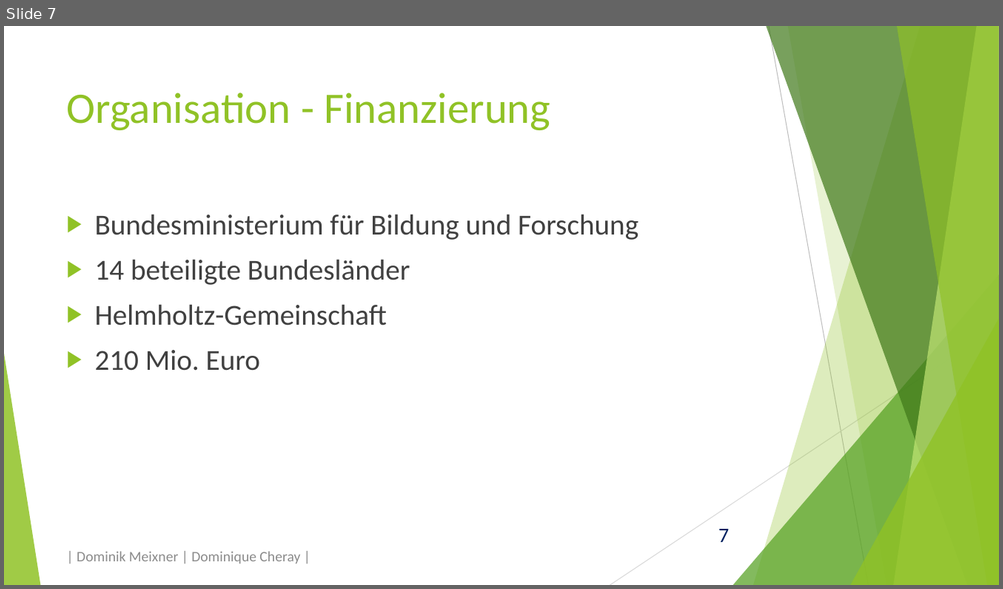
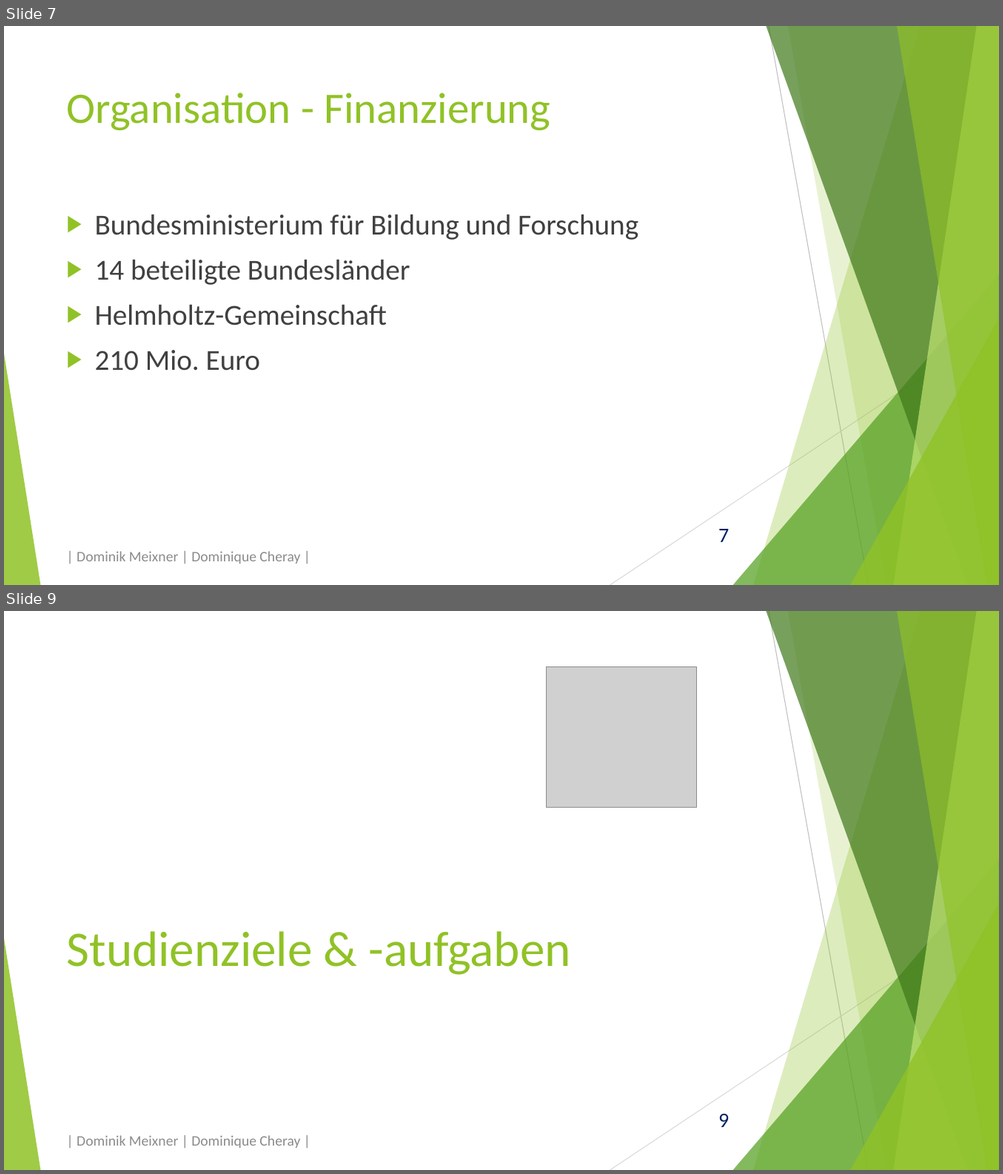
Before and after one commit to domeix/BlaBla, a slide deck: NationaleKohorte/NationaleKohortePraes.pptx. Shown one above the other, each under a label of ours: slide 7 before the commit, slides 7 and 9 after it; the slides between them are not shown. The pictures are 1003x589 and 1003x1174 pixels, drawn with LibreOffice and Linux fonts; fonts in the diff are those of the drawing; grey boxes stand for pictures. Boxes give left, top, right and bottom in pixels: in the first picture for what was removed or moved away, otherwise in the second. Text is boxed around its words. In the diff, an @@ line names an element or a change of style, - is before the commit and + after.

```diff
--- a/NationaleKohorte/NationaleKohortePraes.pptx
+++ b/NationaleKohorte/NationaleKohortePraes.pptx
@@ slide 9 added at (4,611,999,1170), background #FFFFFF; not listed: 11 template elements that a slide beside it also shows @@
@@ picture added at (546,667,697,808) @@
@@ title added at (67,931,571,975), 48 pt, text #90C226 @@
+Studienziele & -aufgaben
@@ text added at (77,1136,300,1148), 14 pt, text #8C8C8C @@
+| Dominik Meixner | Dominique Cheray |
```
Also in this commit, not shown: 5 slides changed, 14 other slides added, 1 other file.
